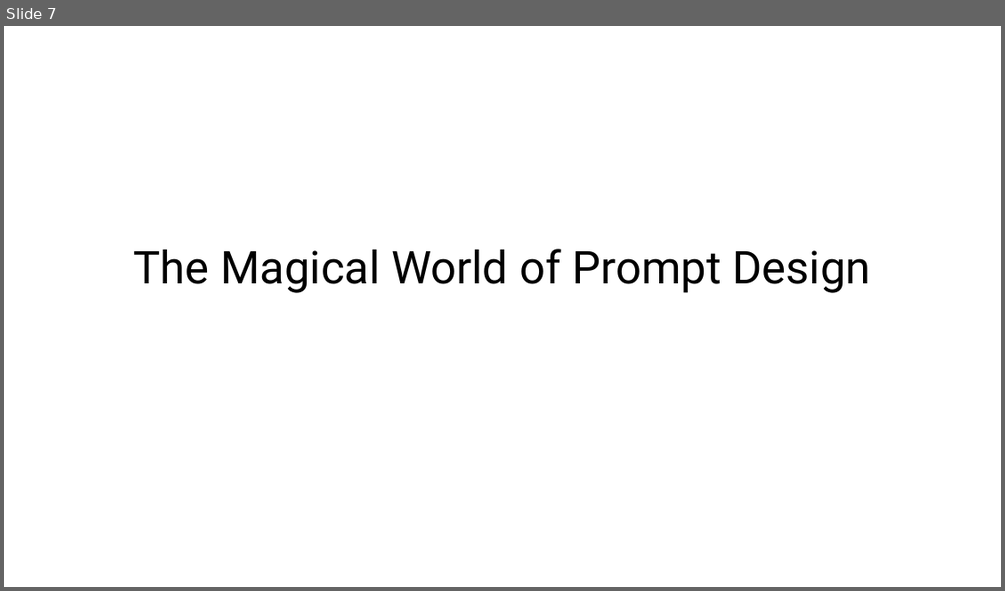
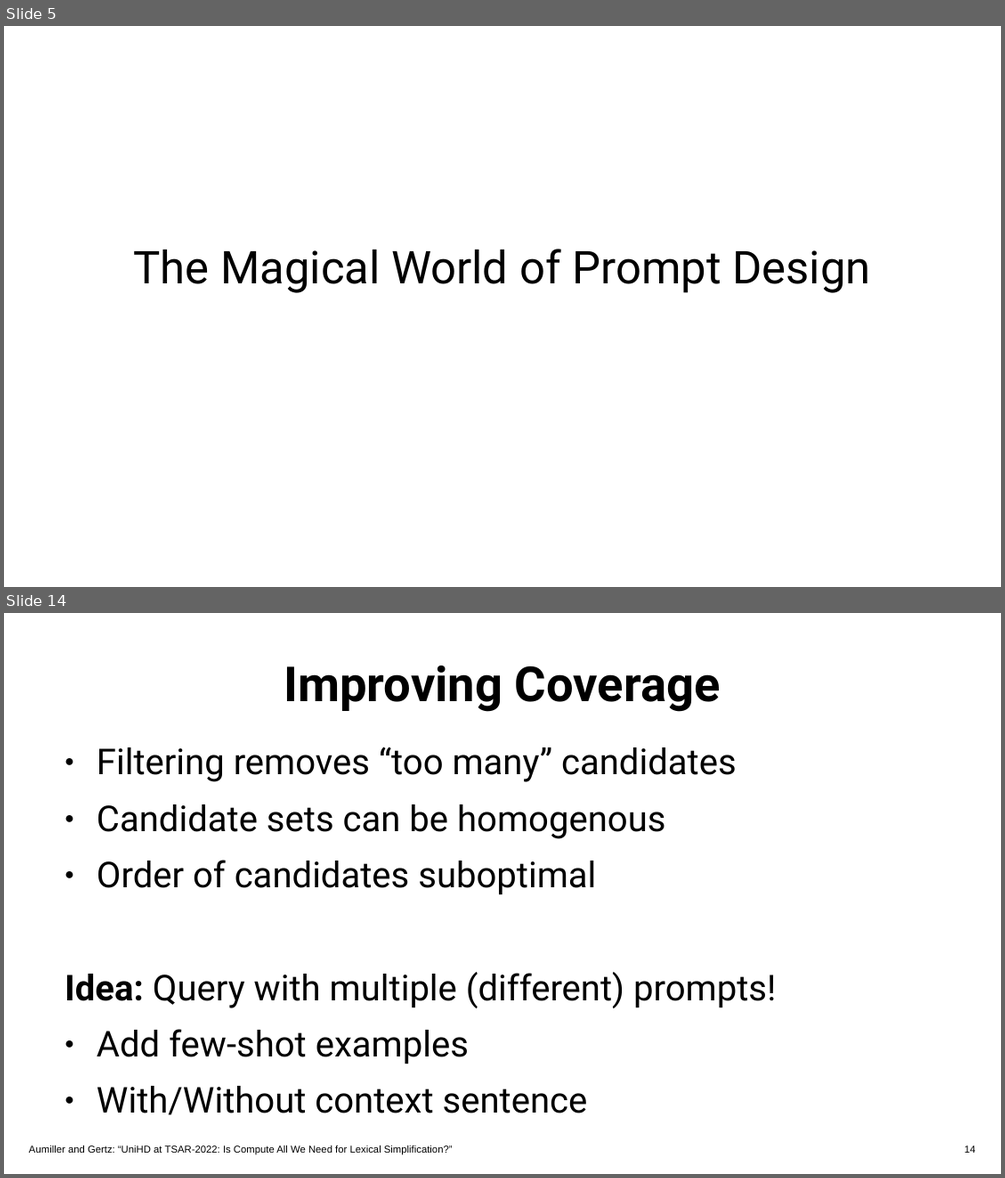
Before and after one commit to dennlinger/TSAR-2022-Shared-Task, a slide deck: presentation/uniHD_tsar.pptx. Shown one above the other, each under a label of ours: slide 7 before the commit, slides 5 and 14 after it; the slides between them are not shown. The pictures are 1005x591 and 1005x1178 pixels, drawn with LibreOffice and Linux fonts; fonts in the diff are those of the drawing; background and template pictures are left out. Boxes give left, top, right and bottom in pixels: in the first picture for what was removed or moved away, otherwise in the second. Text is boxed around its words. In the diff, an @@ line names an element or a change of style, - is before the commit and + after.

```diff
--- a/presentation/uniHD_tsar.pptx
+++ b/presentation/uniHD_tsar.pptx
@@ slide 14 added at <box>4,613,1001,1174</box>, background #FFFFFF @@
@@ text added at <box>284,666,720,712</box>, 38.5 pt, text #000000, bold @@
+Improving Coverage
@@ text added at <box>65,747,776,1115</box>, 28.4 pt, text #000000 @@
+● Filtering removes “too many” candidates
+● Candidate sets can be homogenous
+● Order of candidates suboptimal
+Idea: Query with multiple (different) prompts!
+● Add few-shot examples
+● With/Without context sentence
@@ free added at <box>29,1140,693,1155</box>, 8 pt, text #000000 @@
+Aumiller and Gertz: “UniHD at TSAR-2022: Is Compute All We Need for Lexical Simplification?”
@@ page number added at <box>723,1140,977,1155</box>, 8 pt, text #000000 @@
+14
@@ what was slide 7 is now slide 5 @@
```
Also in this commit, not shown: 7 slides changed, 14 other slides added, 17 slides removed, 16 other files.
